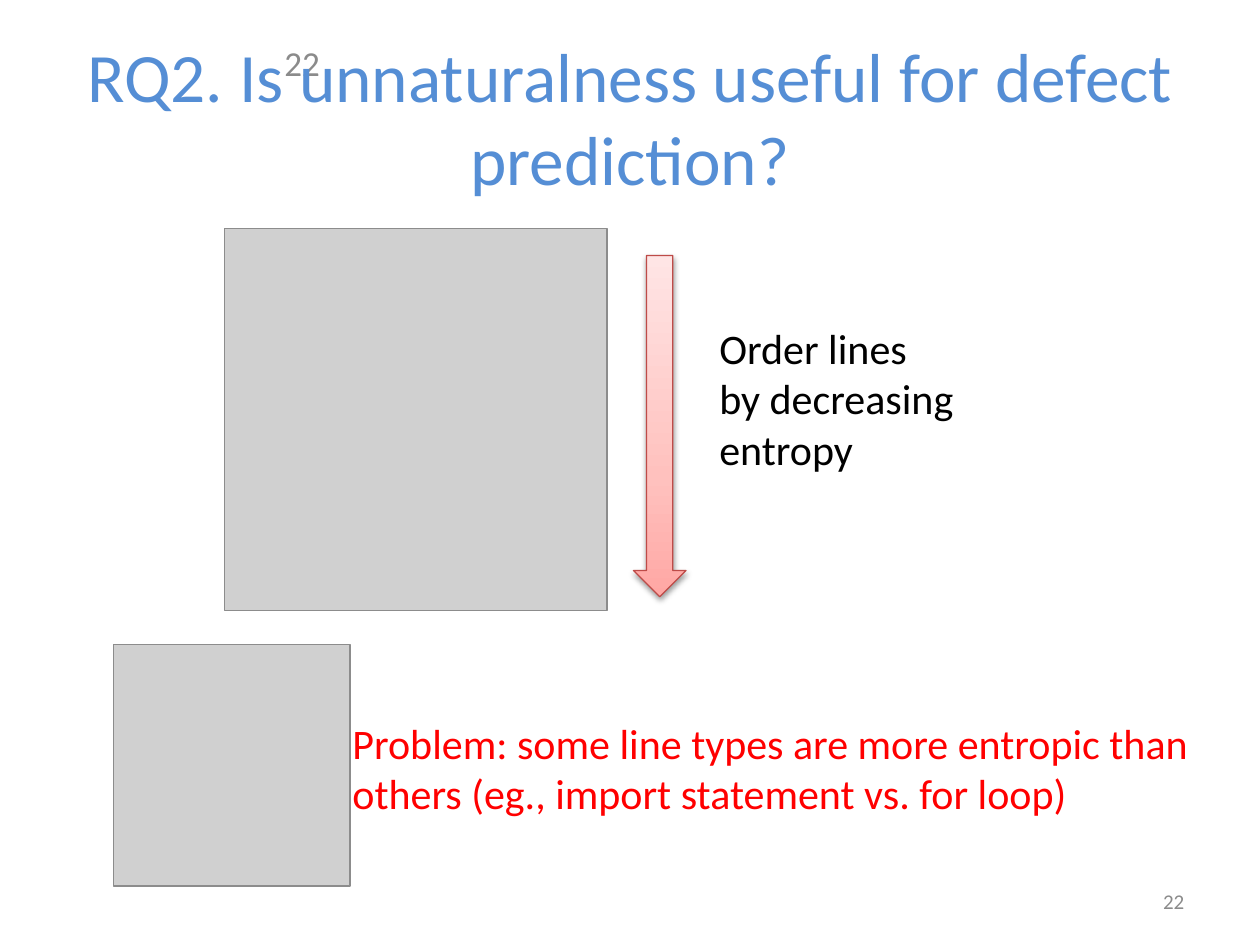
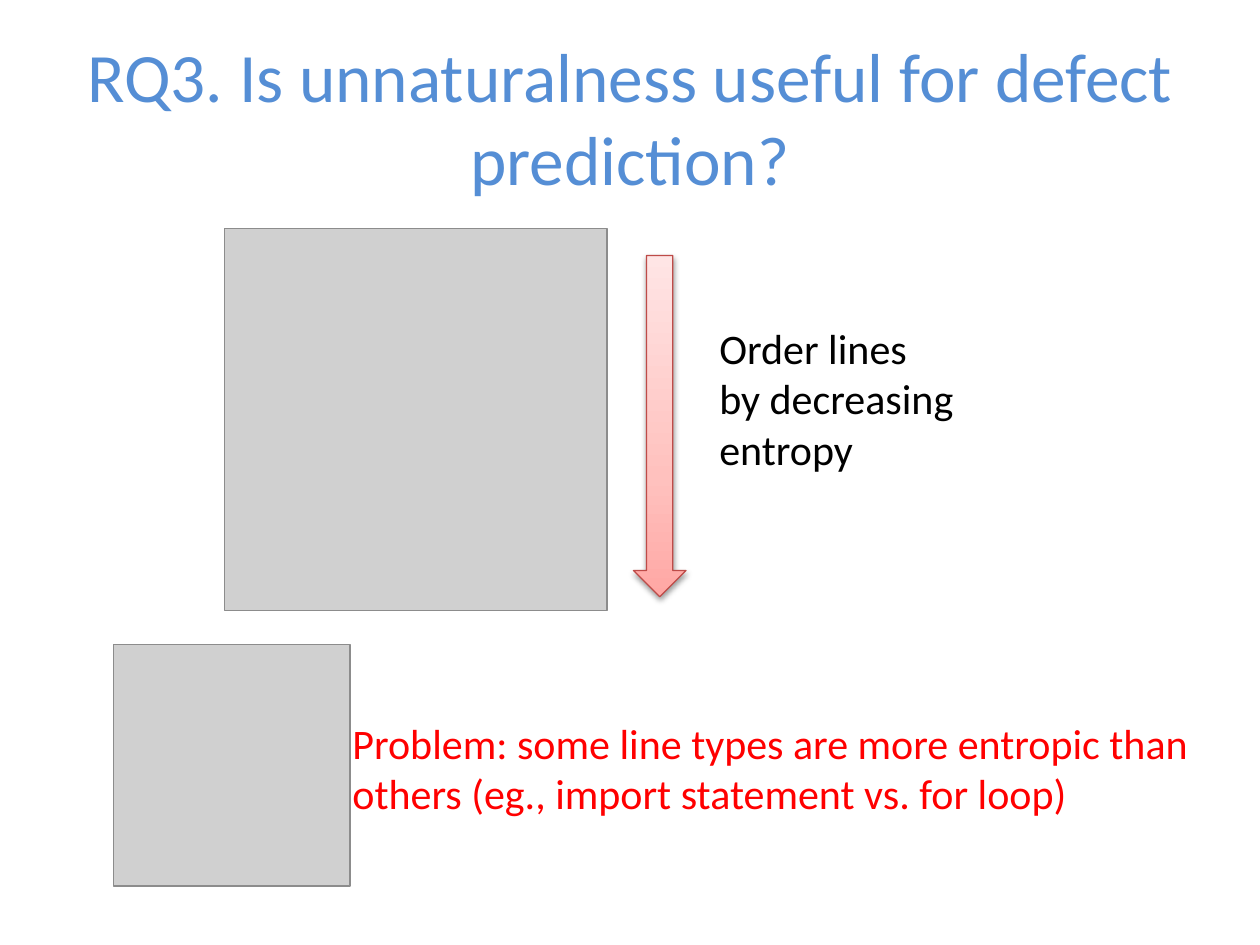
Before and after one commit to baishakhir/baishakhir.github.io, a slide deck: slide 24 of uploads/icse16-naturalness.pptx (slide 22 before the commit). Drawn at 1260x945 pixels with LibreOffice and Linux fonts; fonts in the diff are those of the drawing; grey boxes stand for pictures. Boxes give left, top, right and bottom in pixels: in the first picture for what was removed or moved away, otherwise in the second. Text is boxed around its words. In the diff, an @@ line names an element or a change of style, - is before the commit and + after.

```diff
--- a/uploads/icse16-naturalness.pptx
+++ b/uploads/icse16-naturalness.pptx
@@ title at box(87, 54, 1172, 196): text changed @@
-RQ2. Is unnaturalness useful for defect prediction?
+RQ3. Is unnaturalness useful for defect prediction?
@@ page number removed at box(284, 53, 319, 85) @@
-22
@@ page number removed at box(1163, 895, 1184, 909) @@
-22
```
Also in this commit, not shown: 26 other slides changed, 7 slides added, 1 slide removed.
